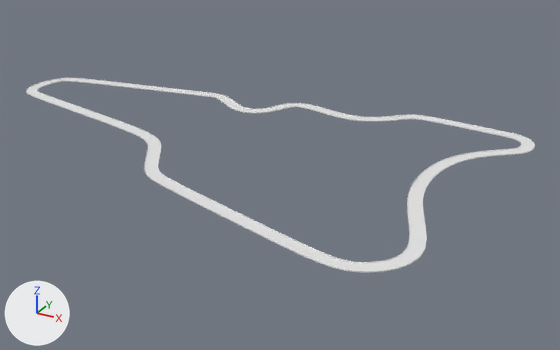
Renders of the FBX model Base Project Alpha/Alpha version - PI/Assets/Models/track1.fbx from each side of a commit.
Both versions are drawn from a camera (50 mm lens) standing at (63.1, -104.5, 47.2) and looking at (5.1, 1.0, -5.5). Arrows for +X, +Y and +Z are at lower left; the lights stay in place. Where no turn or scale is listed for an object, it has been applied to the vertices. Vertices at the same position are counted once.
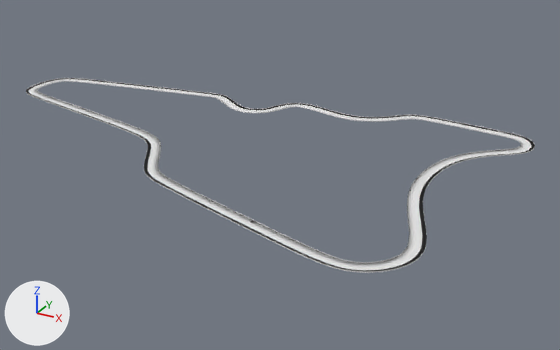
Changed parts and their boxes (x1, y1, x2, y2) in the pictures (560 x 350 px):
```json
{"part": 1, "of": "me_plane_002", "change": "added", "after": [26, 81, 535, 273]}
```

The change, as JSON lines over the scene's bpy script:
```json
{"block": "me_plane_002", "where": "# used by ob_plane_002; location = (0.0, 0.0, 0.0)"}
{"op": "remove", "block": "me_plane_002", "code": "me_plane_002.from_pydata(...)  # 4232 vertices, 3703 faces; spans x -55.1..42.5, y -31.2..26.1, z 0.0..0.2"}
{"op": "add", "block": "me_plane_002", "code": "me_plane_002.from_pydata(...)  # 9522 vertices, 10580 faces; spans x -55.1..42.5, y -31.2..26.1, z 0.0..0.2"}
{"block": "me_plane_002", "change": "me_plane_002 part 1: 5290 vertices added at x -55.1..42.5, y -31.2..26.1, z 0.0..0.2"}
```
